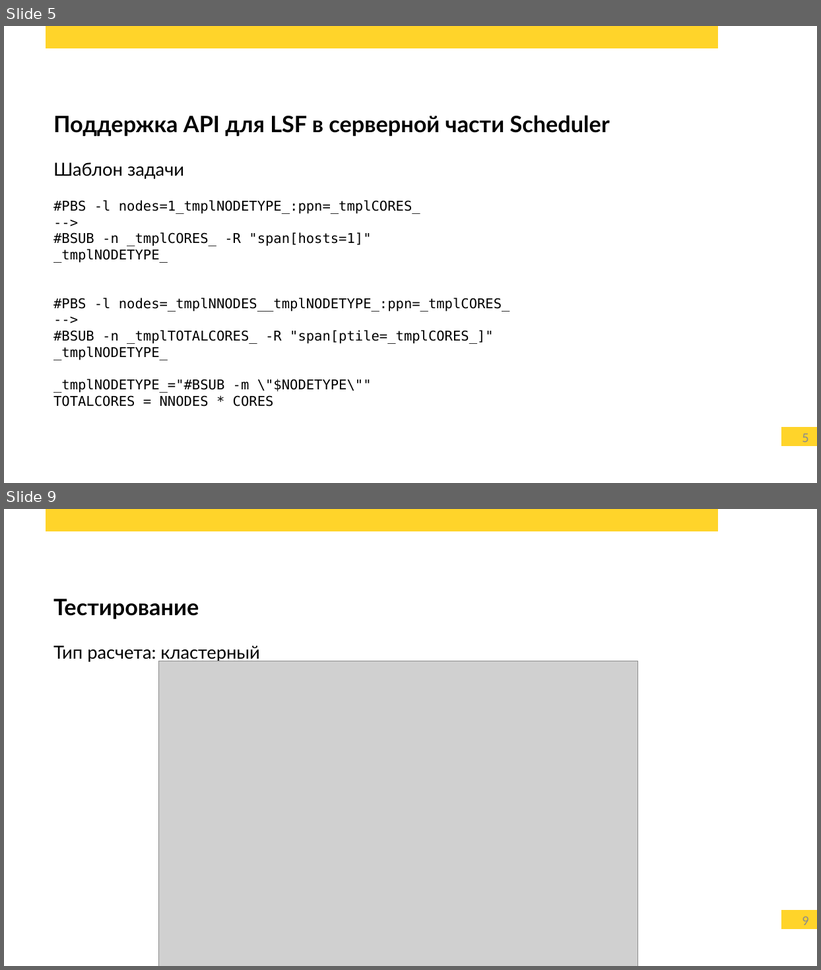
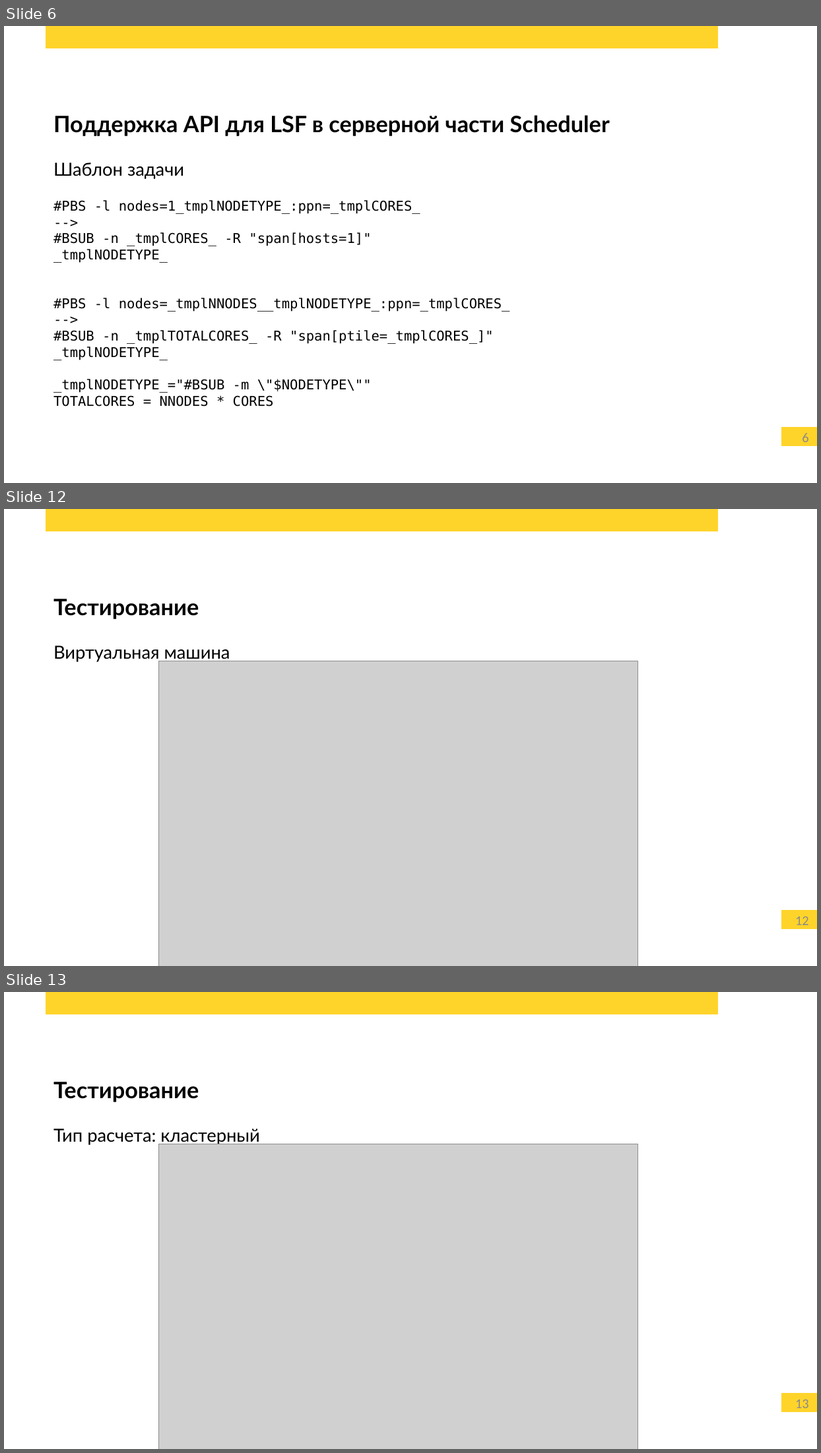
Before and after one commit to alz610/master-coursework, a slide deck: presentation/presentation.odp. Shown one above the other, each under a label of ours: slides 5 and 9 before the commit, slides 6, 12 and 13 after it; the slides between them are not shown. The pictures are 821x970 and 821x1453 pixels, drawn with LibreOffice and Linux fonts; fonts in the diff are those of the drawing; grey boxes stand for pictures; background and template pictures are left out. Boxes give left, top, right and bottom in pixels: in the first picture for what was removed or moved away, otherwise in the second. Text is boxed around its words. In the diff, an @@ line names an element or a change of style, - is before the commit and + after.

```diff
--- a/presentation/presentation.odp
+++ b/presentation/presentation.odp
@@ slide 12 added at box(4, 509, 817, 966), background #FFFFFF; not listed: 3 template elements that a slide beside it also shows @@
@@ text added at box(54, 599, 199, 619), 20 pt, text #000000, bold @@
+Тестирование
@@ text added at box(54, 646, 230, 662), 16 pt, text #000000 @@
+Виртуальная машина
@@ picture added at box(158, 661, 638, 966) @@
@@ what was slide 5 is now slide 6 @@
@@ page number at box(802, 433, 809, 442): text changed @@
-5
+6
@@ what was slide 9 is now slide 13 @@
@@ page number at box(795, 1400, 809, 1408): text changed @@
-9
+13
```
Also in this commit, not shown: 5 slides changed, 4 other slides added, 7 other files.
